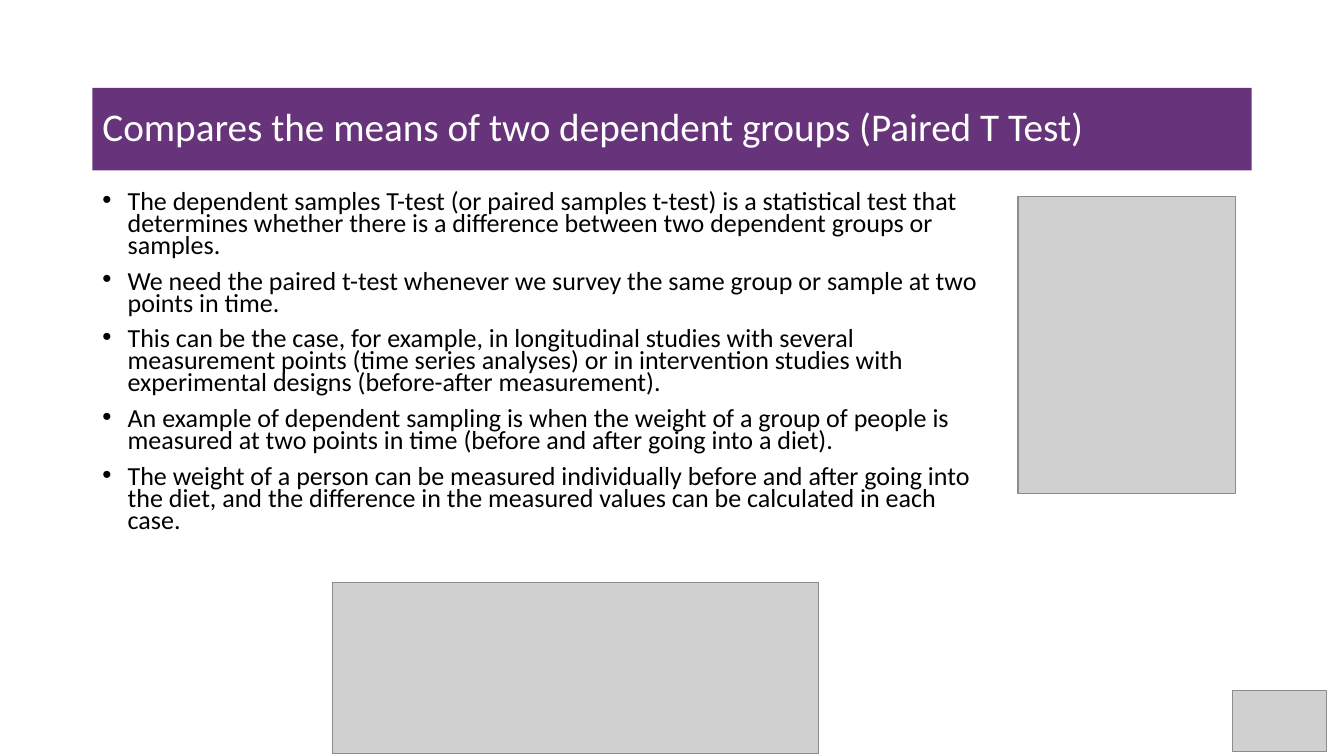
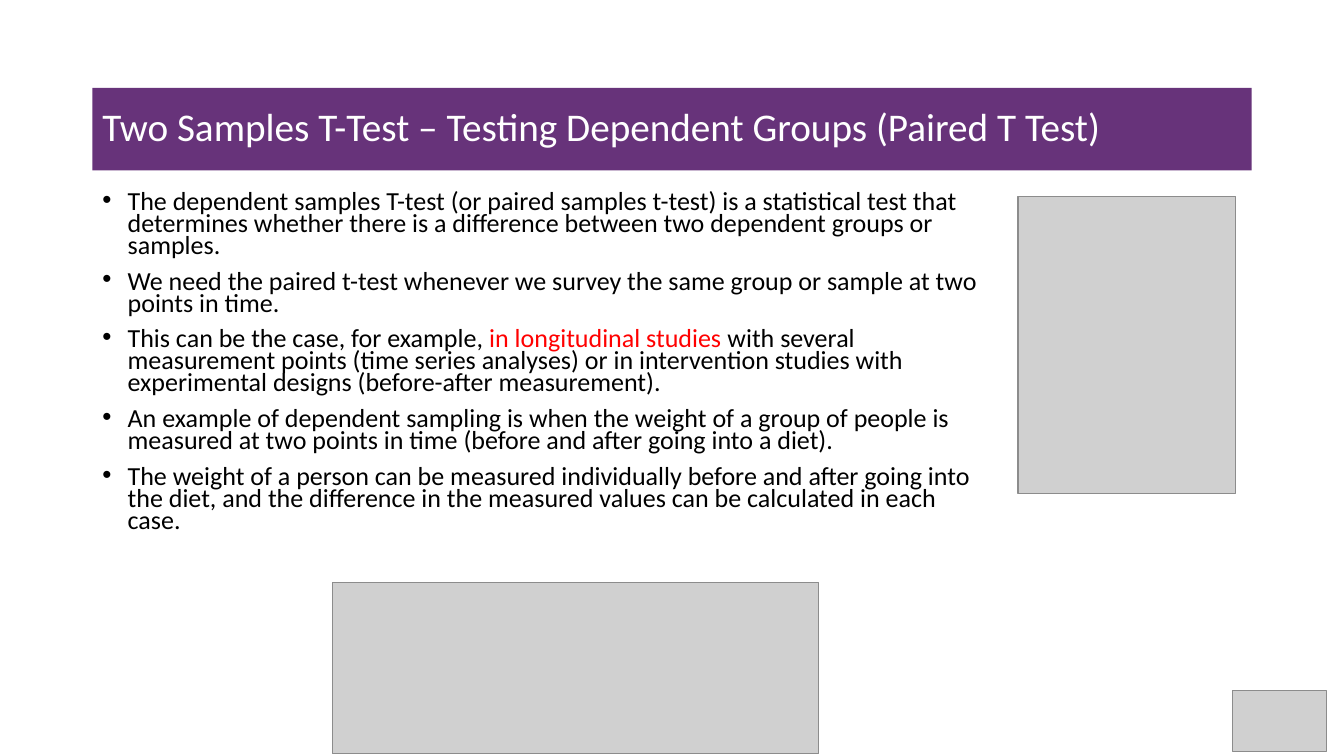
Before and after one commit to msfasha/307102-Descriptive-Statistics-for-Business, a slide deck: slide 24 of Part 2 - Inferential Statisitcs/Part 2.3 - Introduction to Hypothesis Testing/Part 2.3 - Introduction to Hypthesis Testing.pptx (slide 23 before the commit). Drawn at 1344x756 pixels with LibreOffice and Linux fonts; fonts in the diff are those of the drawing; grey boxes stand for pictures; background and template pictures are left out. Boxes give left, top, right and bottom in pixels: in the first picture for what was removed or moved away, otherwise in the second. Text is boxed around its words. In the diff, an @@ line names an element or a change of style, - is before the commit and + after.

Commit message:
some enhancements on testing proportions

```diff
--- a/Part 2 - Inferential Statisitcs/Part 2.3 - Introduction to Hypothesis Testing/Part 2.3 - Introduction to Hypthesis Testing.pptx
+++ b/Part 2 - Inferential Statisitcs/Part 2.3 - Introduction to Hypothesis Testing/Part 2.3 - Introduction to Hypthesis Testing.pptx
@@ title at [102,112,1100,148]: text changed @@
-Compares the means of two dependent groups (Paired T Test)
+Two Samples T-Test – Testing Dependent Groups (Paired T Test)
@@ text at [128,329,903,396]: text colour #000000 to #FF0000 in "in longitudinal studies" @@
```
Also in this commit, not shown: 23 other slides changed, 13 slides added, 7 slides removed, 5 other files.
